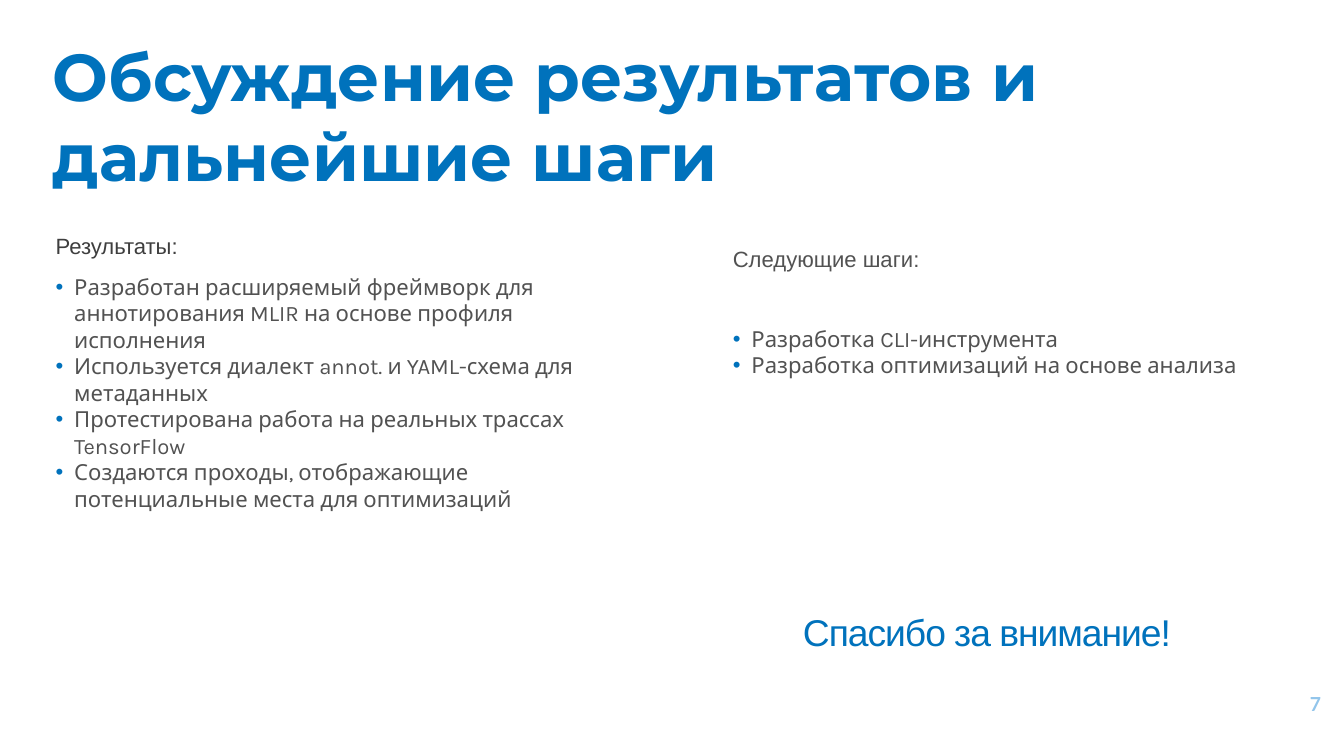
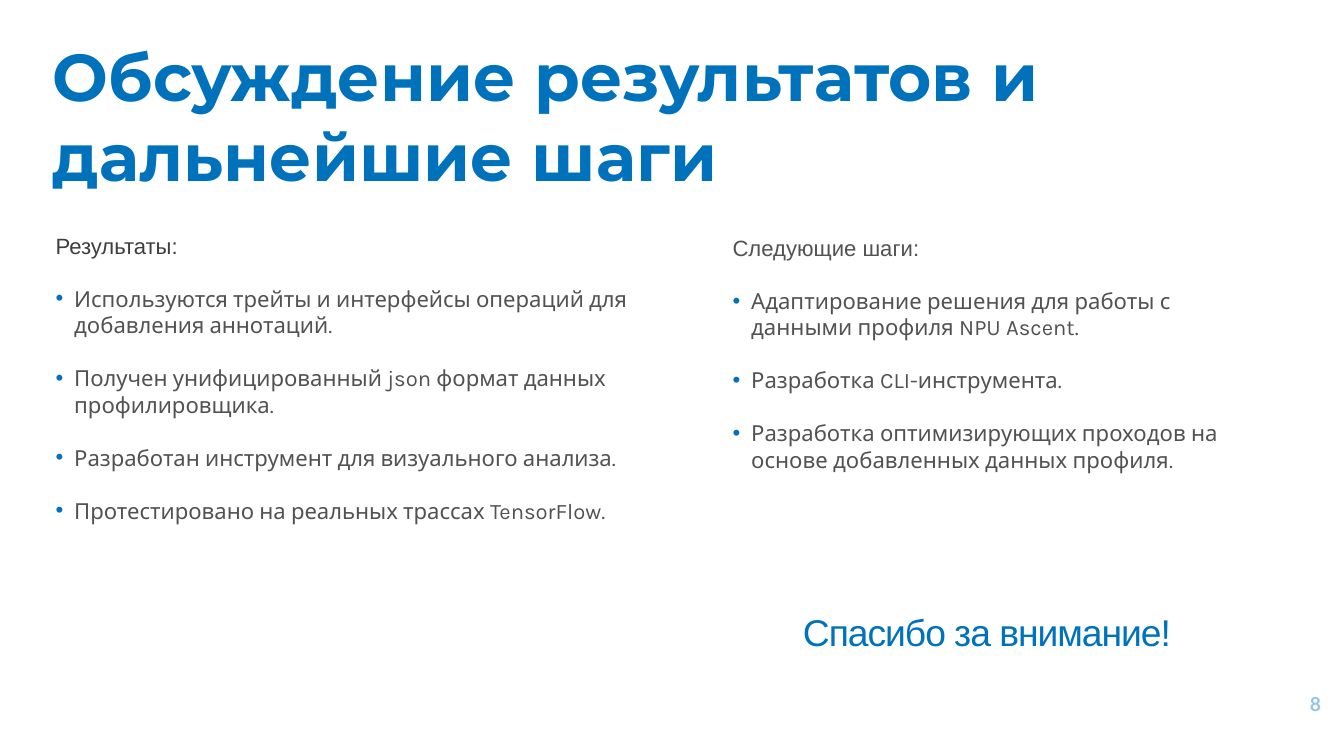
Before and after one commit to alexxRT/mipt-thesis, a slide deck: slide 8 of results/presentation/Presentation.pptx (slide 7 before the commit). Drawn at 1344x745 pixels with LibreOffice and Linux fonts; fonts in the diff are those of the drawing. Boxes give left, top, right and bottom in pixels: in the first picture for what was removed or moved away, otherwise in the second. Text is boxed around its words. In the diff, an @@ line names an element or a change of style, - is before the commit and + after.

Commit message:
update: text and presentation changes

```diff
--- a/results/presentation/Presentation.pptx
+++ b/results/presentation/Presentation.pptx
@@ text "Следующие шаги:": place and size @@
-text "Следующие шаги:" at (733,251,1236,379)
+text "Следующие шаги:" at (733,240,1217,474)
@@ text at (74,290,627,524): text changed @@
-• Разработан расширяемый фреймворк для аннотирования MLIR на основе профиля исполнения
-• Используется диалект annot. и YAML-схема для метаданных
-• Протестирована работа на реальных трассах TensorFlow
-• Создаются проходы, отображающие потенциальные места для оптимизаций
+• Используются трейты и интерфейсы операций для добавления аннотаций.
+• Получен унифицированный json формат данных профилировщика.
+• Разработан инструмент для визуального анализа.
+• Протестировано на реальных трассах TensorFlow.
@@ text at (751,292,1217,474): text changed @@
-• Разработка CLI-инструмента
-• Разработка оптимизаций на основе анализа
+• Адаптирование решения для работы с данными профиля NPU Ascent.
+• Разработка CLI-инструмента.
+• Разработка оптимизирующих проходов на основе добавленных данных профиля.
@@ page number at (1310,697,1321,711): text changed @@
-7
+8
```
Also in this commit, not shown: 4 other slides changed, 2 slides added, 1 slide removed, 13 other files.
